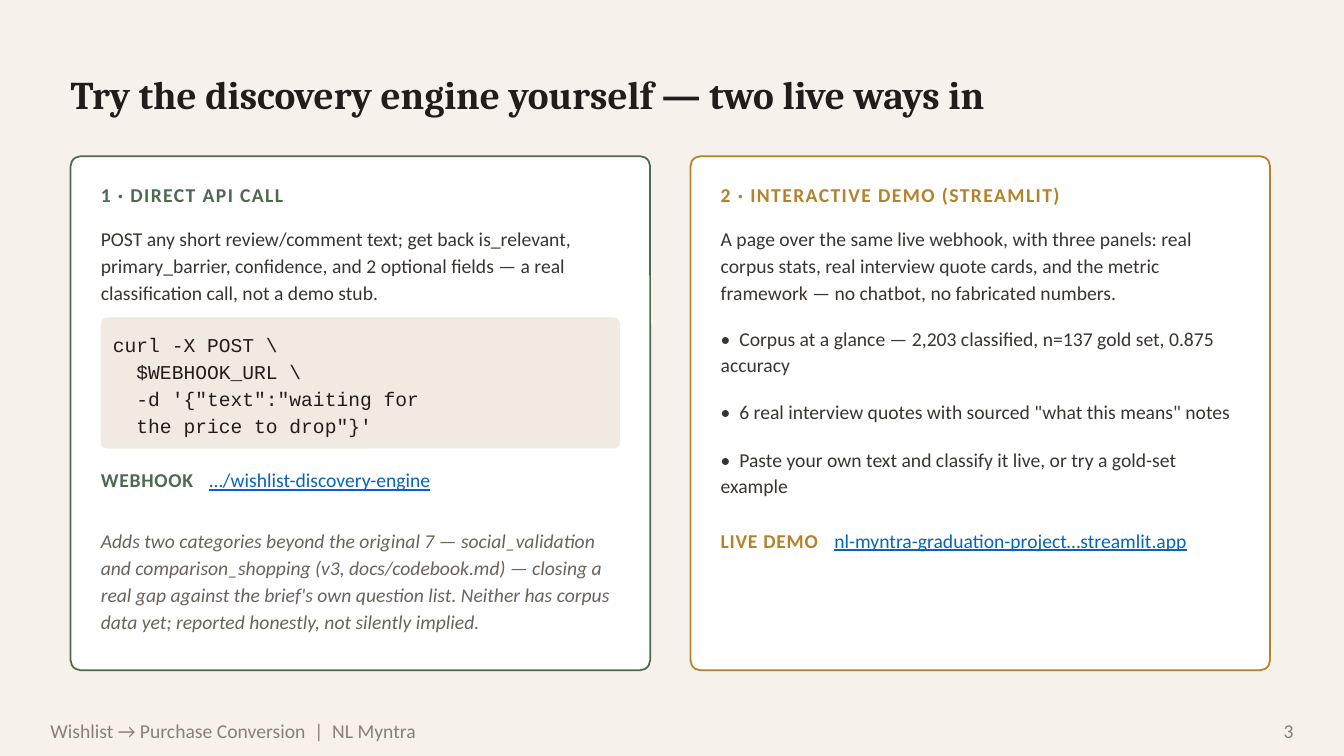
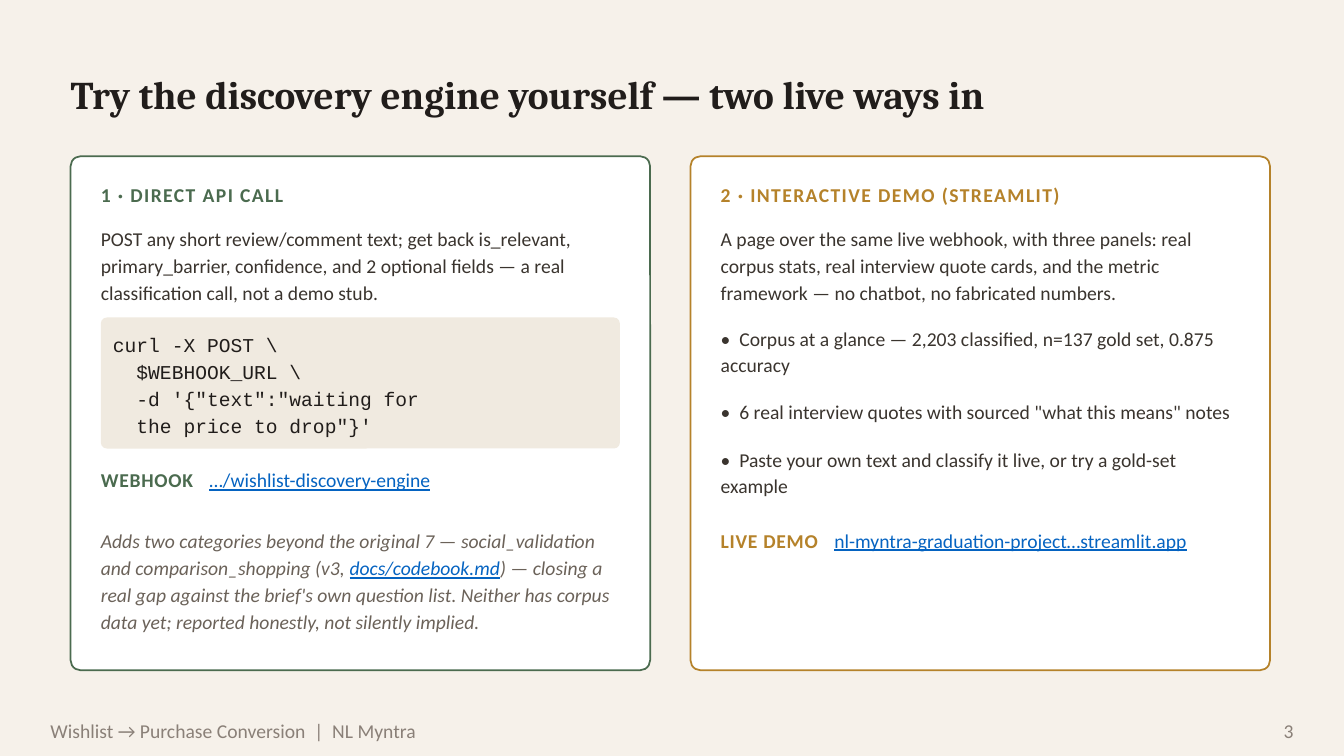
Before and after one commit to blazing-llama/NL-Myntra-Graduation-Project, a slide deck: slide 3 of docs/deck/NL Myntra.pptx. Drawn at 1344x756 pixels with LibreOffice and Linux fonts; fonts in the diff are those of the drawing. Boxes give left, top, right and bottom in pixels: in the first picture for what was removed or moved away, otherwise in the second. Text is boxed around its words. In the diff, an @@ line names an element or a change of style, - is before the commit and + after.

```diff
--- a/docs/deck/NL Myntra.pptx
+++ b/docs/deck/NL Myntra.pptx
@@ text "Adds two categories beyond the ..." at bbox=[101, 534, 610, 632]: text colour #6B6259 to #0563C1, underline on in "docs/codebook.md)" @@
```
Also in this commit, not shown: 3 other slides changed, 4 other files.
